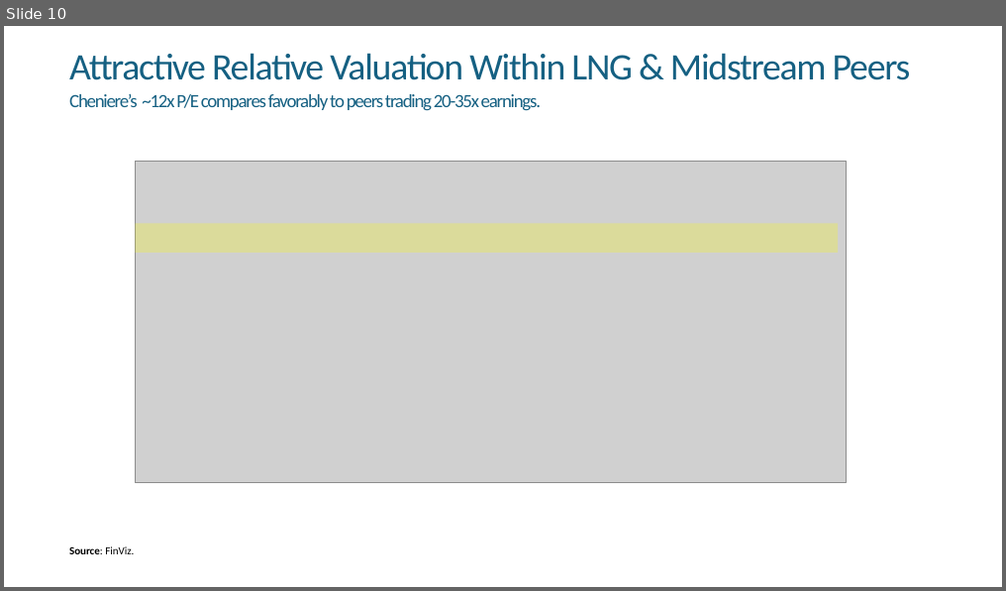
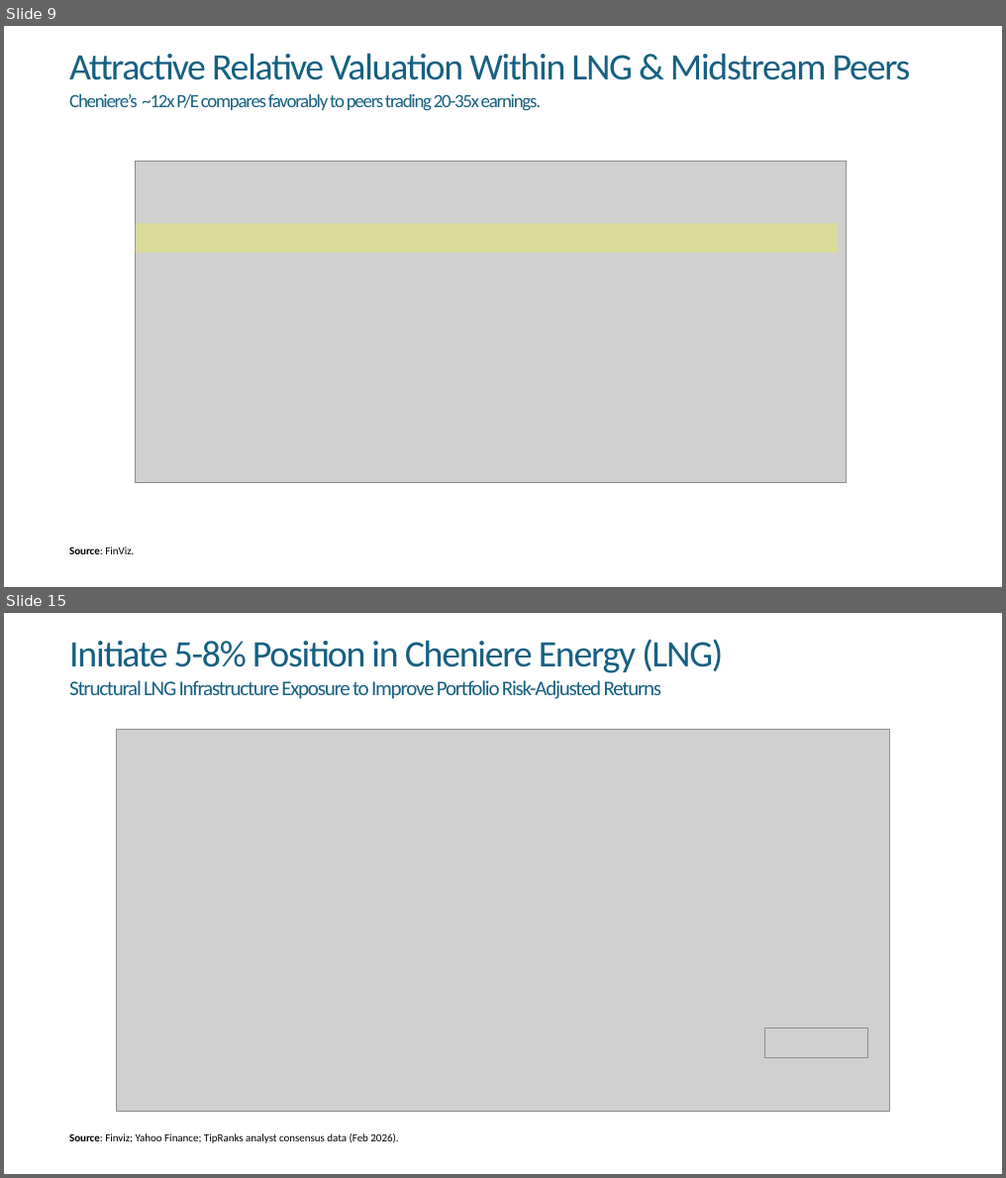
Before and after one commit to aleiva00/phoenix_stockpitch, a slide deck: Phoenix_StockPitch.pptx. Shown one above the other, each under a label of ours: slide 10 before the commit, slides 9 and 15 after it; the slides between them are not shown. The pictures are 1006x591 and 1006x1178 pixels, drawn with LibreOffice and Linux fonts; fonts in the diff are those of the drawing; grey boxes stand for pictures. Boxes give left, top, right and bottom in pixels: in the first picture for what was removed or moved away, otherwise in the second. Text is boxed around its words. In the diff, an @@ line names an element or a change of style, - is before the commit and + after.

```diff
--- a/Phoenix_StockPitch.pptx
+++ b/Phoenix_StockPitch.pptx
@@ slide 15 added at (4, 613, 1002, 1174), background #FFFFFF @@
@@ title added at (69, 639, 723, 673), 36 pt, text #156082 @@
+Initiate 5-8% Position in Cheniere Energy (LNG)
@@ text added at (69, 680, 662, 699), 20 pt, text #156082 @@
+Structural LNG Infrastructure Exposure to Improve Portfolio Risk-Adjusted Returns
@@ picture added at (117, 729, 890, 1112) @@
@@ picture added at (764, 1029, 868, 1058) @@
@@ text added at (69, 1134, 398, 1144), 10.5 pt, text #000000 @@
+Source: Finviz; Yahoo Finance; TipRanks analyst consensus data (Feb 2026).
@@ what was slide 10 is now slide 9 @@
```
Also in this commit, not shown: 1 slide changed, 6 other slides added, 3 slides removed, 8 other files.
